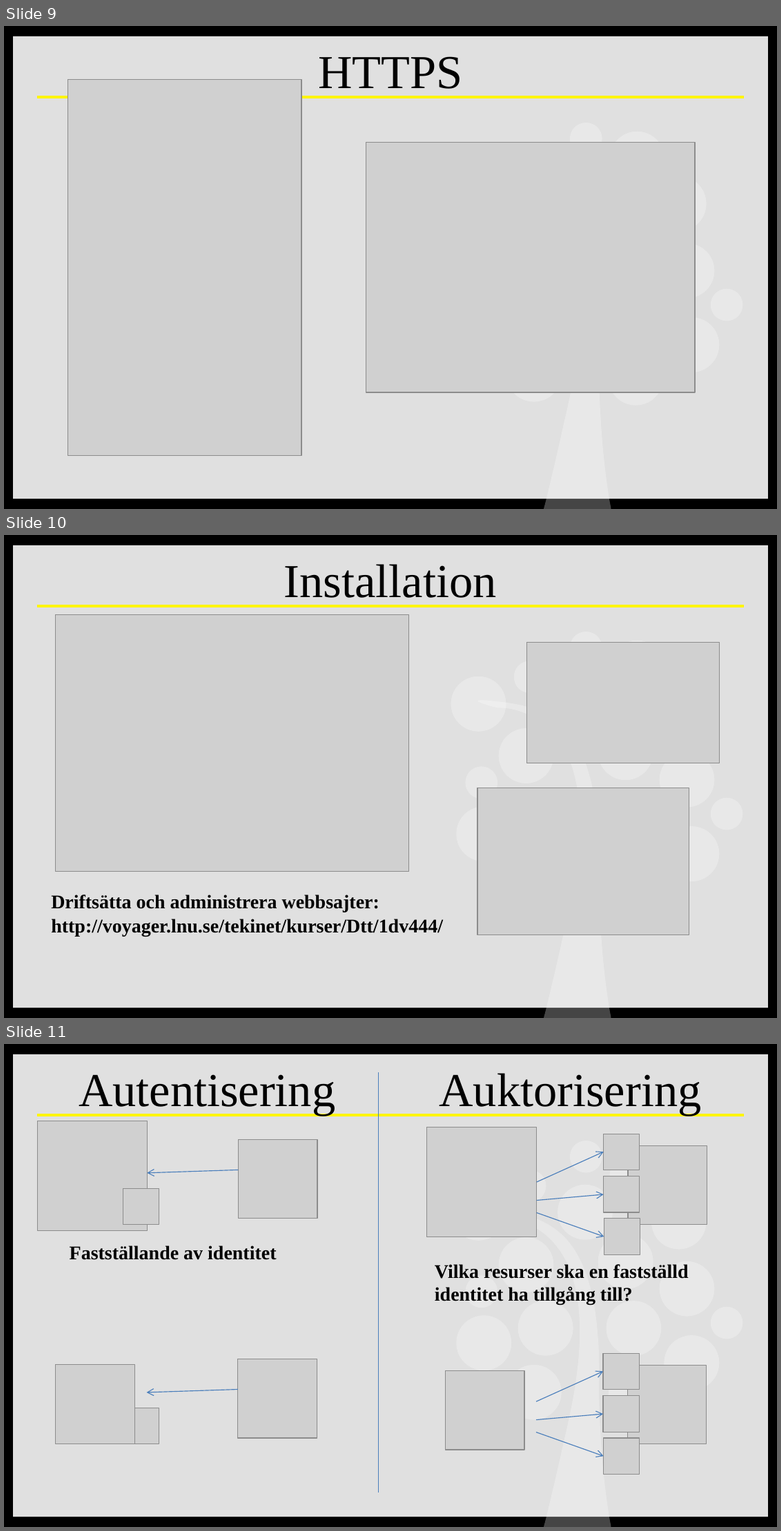
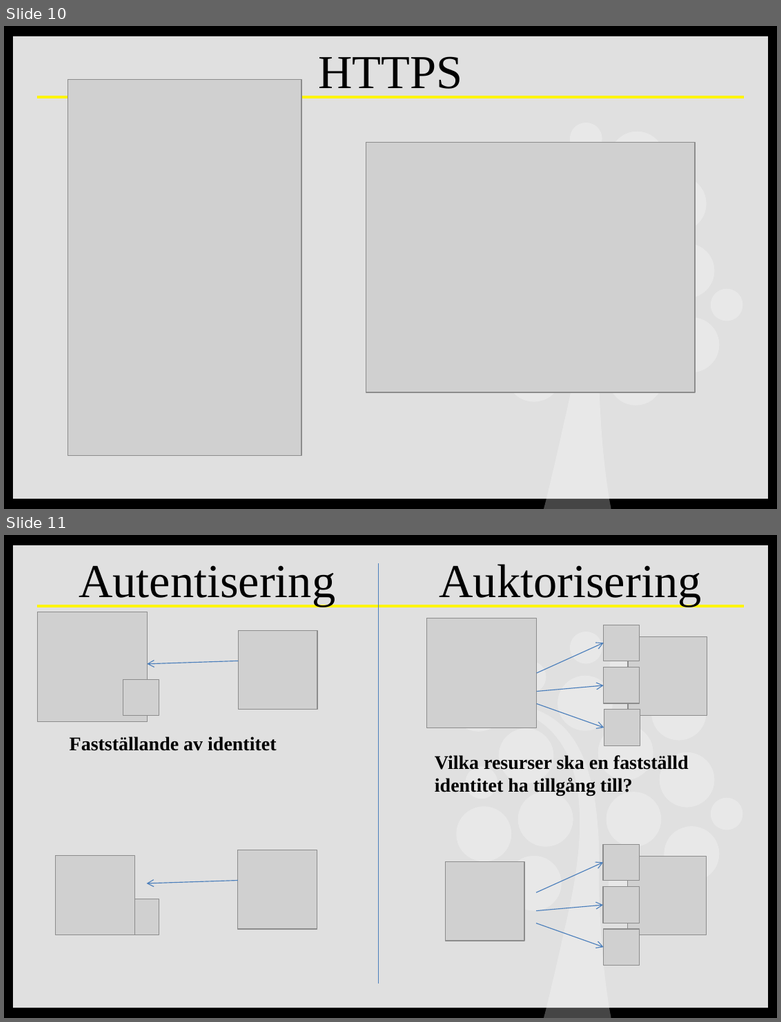
Before and after one commit to 1dv449/Kursmaterial, a slide deck: lecture/f06-sakerhet.pptx. Shown one above the other, each under a label of ours: slides 9, 10 and 11 before the commit, slides 10 and 11 after it. The pictures are 781x1531 and 781x1022 pixels, drawn with LibreOffice and Linux fonts; fonts in the diff are those of the drawing; grey boxes stand for pictures. Boxes give left, top, right and bottom in pixels: in the first picture for what was removed or moved away, otherwise in the second. Text is boxed around its words. In the diff, an @@ line names an element or a change of style, - is before the commit and + after.

```diff
--- a/lecture/f06-sakerhet.pptx
+++ b/lecture/f06-sakerhet.pptx
@@ slide 10 removed at (x1=4, y1=535, x2=777, y2=1018), background #000000; not listed: 14 template elements that a slide beside it also shows @@
@@ title removed at (x1=284, y1=564, x2=497, y2=607) @@
-Installation
@@ picture removed at (x1=55, y1=614, x2=408, y2=871) @@
@@ picture removed at (x1=527, y1=643, x2=720, y2=763) @@
@@ picture removed at (x1=478, y1=788, x2=688, y2=935) @@
@@ text removed at (x1=51, y1=894, x2=379, y2=912) @@
-Driftsätta och administrera webbsajter:
@@ text removed at (x1=51, y1=919, x2=443, y2=936) @@
-http://voyager.lnu.se/tekinet/kurser/Dtt/1dv444/
@@ what was slide 9 is now slide 10 @@
```
Also in this commit, not shown: 1 slide changed, 1 slide added.
